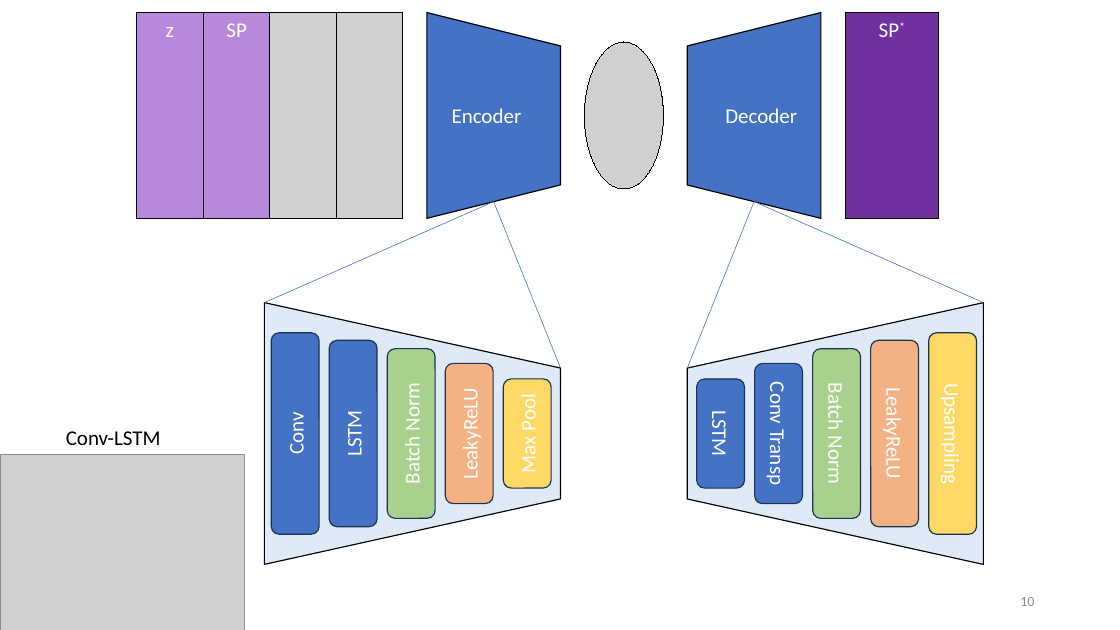
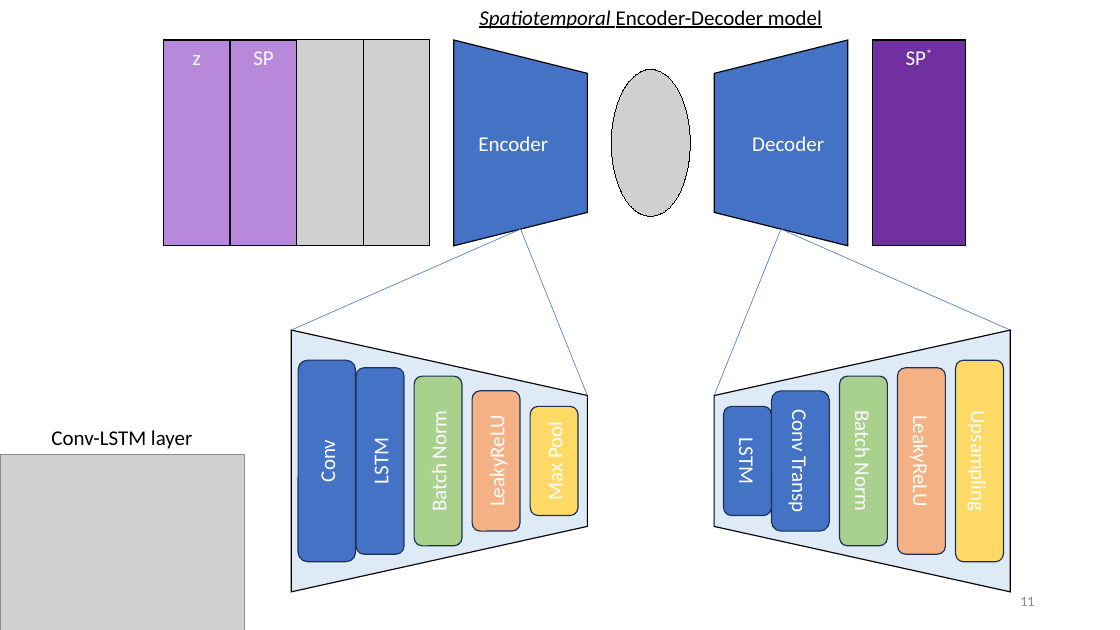
Before and after one commit to misaelmmorales/AutoPetrophysics-GOM-CCS, a slide deck: slide 11 of Updates/2023_12_08_SP500_MisaelMorales.pptx (slide 10 before the commit). Drawn at 1120x630 pixels with LibreOffice and Linux fonts; fonts in the diff are those of the drawing; grey boxes stand for pictures. Boxes give left, top, right and bottom in pixels: in the first picture for what was removed or moved away, otherwise in the second. Text is boxed around its words. In the diff, an @@ line names an element or a change of style, - is before the commit and + after.

```diff
--- a/Updates/2023_12_08_SP500_MisaelMorales.pptx
+++ b/Updates/2023_12_08_SP500_MisaelMorales.pptx
@@ text added at (479,10,822,29), 18 pt, text #000000, underline @@
+Spatiotemporal Encoder-Decoder model
@@ 4 rounded rectangles, 4 lines, 3 rectangles, 2 pictures, 2 trapezoids: place and size @@
-4 rounded rectangles, 4 lines, 3 rectangles, 2 pictures, 2 trapezoids at (137,13,984,534)
+4 rounded rectangles, 4 lines, 3 rectangles, 2 pictures, 2 trapezoids at (164,40,1011,562)
@@ 4 rounded rectangles, 2 trapezoids, 1 picture: place and size @@
-4 rounded rectangles, 2 trapezoids, 1 picture at (264,42,984,565)
+4 rounded rectangles, 2 trapezoids, 1 picture at (291,70,1011,593)
@@ rounded rectangle "Conv": place and size @@
-rounded rectangle "Conv" at (271,333,319,534)
+rounded rectangle "Conv" at (298,360,355,562)
@@ rounded rectangle "Conv Transp": place and size @@
-rounded rectangle "Conv Transp" at (755,364,802,504)
+rounded rectangle "Conv Transp" at (771,391,829,531)
@@ text at (51,430,192,449): text changed @@
-Conv-LSTM
+Conv-LSTM layer
@@ page number at (1020,597,1034,606): text changed @@
-10
+11
```
Also in this commit, not shown: 4 other slides changed, 7 slides added, 5 slides removed.
